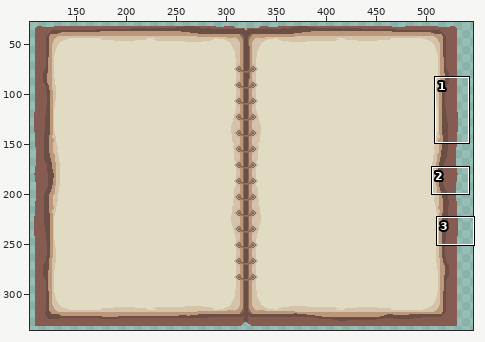
File history of a pixel-art file, assets/04_notebook/notebook.aseprite. The first picture is a wide view before the edit; the outline marks the close-up.
Close-up. Before:
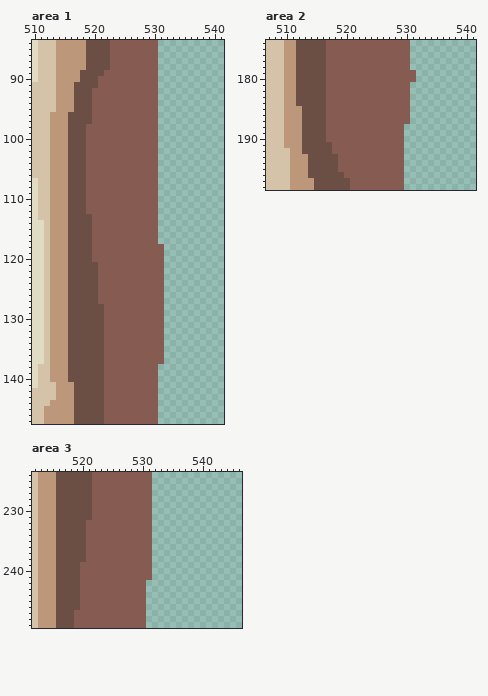
640x360 pixels, 1 frame. Shown: area 1: x 510..541, y 84..147; area 2: x 507..541, y 174..198; area 3: x 512..546, y 224..249. The wide view leaves out empty margins.
After:
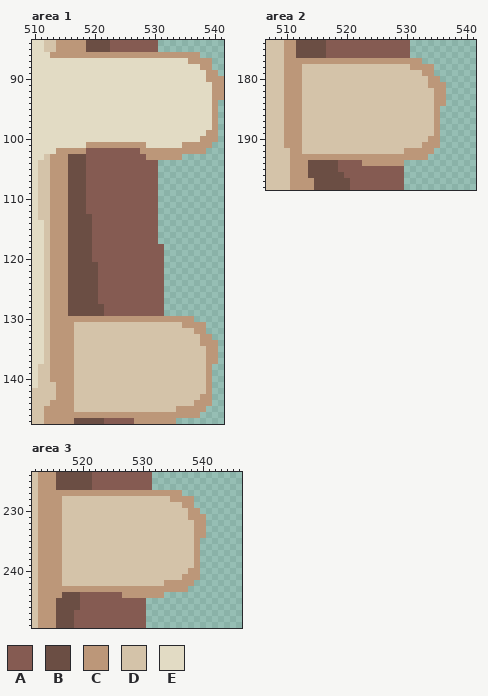
Palette (. is transparent): A #855b52  B #6b4e44  C #bc9779  D #d4c3a9  E #e2dbc4
From the commit log: notebook tabs and example updates accordingly
From old to new:
layer "Layer 5 Copy" now shown
Changed rows in their new state; - is an unchanged pixel.
Area 1, layer "Layer 5 Copy":
first column x 510:
 84 -E------------------------------
 85 -E------------------------------
 86 -EEC-----CCCCCCCCCCCCCCCCCCC----
 87 -EEEEEEEEEEEEEEEEEEEEEEEEECCCC--
 88 -EEEEEEEEEEEEEEEEEEEEEEEEEEECC--
 89 -EEEEEEEEEEEEEEEEEEEEEEEEEEEECC-
 90 -EEEEEEEEEEEEEEEEEEEEEEEEEEEECCC
 91 EEEEEEEEEEEEEEEEEEEEEEEEEEEEEECC
 92 EEEEEEEEEEEEEEEEEEEEEEEEEEEEEECC
 93 EEEEEEEEEEEEEEEEEEEEEEEEEEEEEECC
 94 EEEEEEEEEEEEEEEEEEEEEEEEEEEEEEC-
 95 EEEEEEEEEEEEEEEEEEEEEEEEEEEEEEC-
 96 EEEEEEEEEEEEEEEEEEEEEEEEEEEEEEC-
 97 EEEEEEEEEEEEEEEEEEEEEEEEEEEEEEC-
 98 EEEEEEEEEEEEEEEEEEEEEEEEEEEEEEC-
 99 EEEEEEEEEEEEEEEEEEEEEEEEEEEEECC-
100 EEEEEEEEEEEEEEEEEEEEEEEEEEEECCC-
101 EEEEEEEEECCCCCCCCCCEEEEEECCCCC--
102 EEEE--CCC---------CCCCCCCCCCC---
103 EE-----------------CCCCCC-------
104 E-------------------------------
105 E-------------------------------
106 E-------------------------------
first column x 516:
130 CCCCCCCCCCCCCCCCCCCCC----
131 CDDDDDDDDDDDDDDDDDDCCCC--
132 CDDDDDDDDDDDDDDDDDDDDCC--
133 CDDDDDDDDDDDDDDDDDDDDDCC-
134 CDDDDDDDDDDDDDDDDDDDDDCCC
135 CDDDDDDDDDDDDDDDDDDDDDDCC
136 CDDDDDDDDDDDDDDDDDDDDDDCC
137 CDDDDDDDDDDDDDDDDDDDDDDCC
138 CDDDDDDDDDDDDDDDDDDDDDDC-
139 CDDDDDDDDDDDDDDDDDDDDDDC-
140 CDDDDDDDDDDDDDDDDDDDDDDC-
141 -DDDDDDDDDDDDDDDDDDDDDDC-
142 -DDDDDDDDDDDDDDDDDDDDDDC-
143 -DDDDDDDDDDDDDDDDDDDDDCC-
144 -DDDDDDDDDDDDDDDDDDDDCCC-
145 -DDDDDDDDDDDDDDDDDCCCCC--
146 -CCCCCCCCCCCCCCCCCCCCC---
147 -----------CCCCCCC-------
Area 2, layer "Layer 5 Copy":
first column x 512:
177 CCCCCCCCCCCCCCCCCCCCC----
178 CDDDDDDDDDDDDDDDDDDCCCC--
179 CDDDDDDDDDDDDDDDDDDDDCC--
180 CDDDDDDDDDDDDDDDDDDDDDCC-
181 CDDDDDDDDDDDDDDDDDDDDDCCC
182 CDDDDDDDDDDDDDDDDDDDDDDCC
183 CDDDDDDDDDDDDDDDDDDDDDDCC
184 CDDDDDDDDDDDDDDDDDDDDDDCC
185 -DDDDDDDDDDDDDDDDDDDDDDC-
186 -DDDDDDDDDDDDDDDDDDDDDDC-
187 -DDDDDDDDDDDDDDDDDDDDDDC-
188 -DDDDDDDDDDDDDDDDDDDDDDC-
189 -DDDDDDDDDDDDDDDDDDDDDDC-
190 -DDDDDDDDDDDDDDDDDDDDDCC-
191 -DDDDDDDDDDDDDDDDDDDDCCC-
192 -DDDDDDDDDDDDDDDDDCCCCC--
193 --CCCCCCCCCCCCCCCCCCCC---
194 -----------CCCCCCC-------
Area 3, layer "Layer 5 Copy":
first column x 516:
227 CCCCCCCCCCCCCCCCCCCCC----
228 CDDDDDDDDDDDDDDDDDDCCCC--
229 CDDDDDDDDDDDDDDDDDDDDCC--
230 CDDDDDDDDDDDDDDDDDDDDDCC-
231 CDDDDDDDDDDDDDDDDDDDDDCCC
232 CDDDDDDDDDDDDDDDDDDDDDDCC
233 CDDDDDDDDDDDDDDDDDDDDDDCC
234 CDDDDDDDDDDDDDDDDDDDDDDCC
235 CDDDDDDDDDDDDDDDDDDDDDDC-
236 CDDDDDDDDDDDDDDDDDDDDDDC-
237 CDDDDDDDDDDDDDDDDDDDDDDC-
238 CDDDDDDDDDDDDDDDDDDDDDDC-
239 CDDDDDDDDDDDDDDDDDDDDDDC-
240 CDDDDDDDDDDDDDDDDDDDDDCC-
241 CDDDDDDDDDDDDDDDDDDDDCCC-
242 CDDDDDDDDDDDDDDDDDCCCCC--
243 CCCCCCCCCCCCCCCCCCCCCC---
244 C----------CCCCCCC-------
